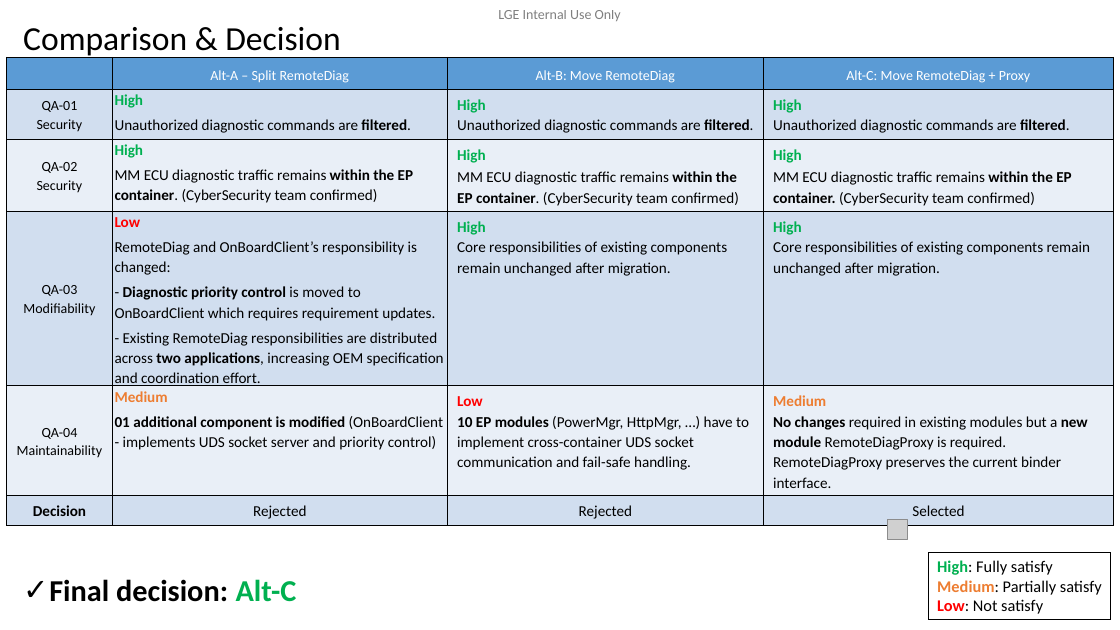
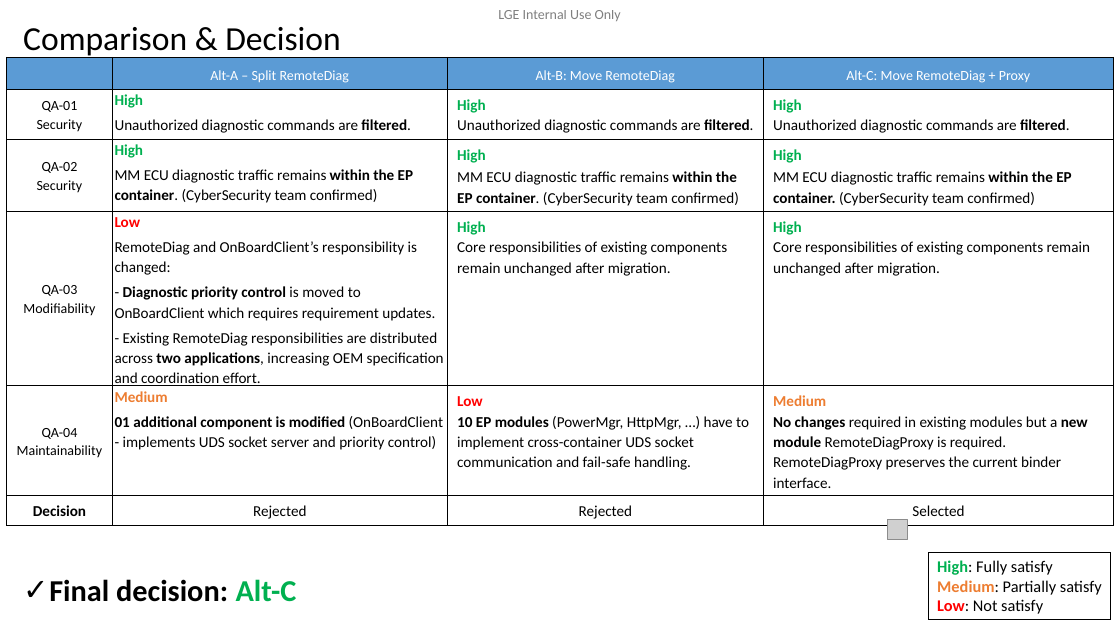
Before and after one commit to btqt/fe, a slide deck: slide 11 of design/FE_phi.vu_Design of Secure Remote Diag on Container Separation Architecture_final.pptx. Drawn at 1120x630 pixels with LibreOffice and Linux fonts; fonts in the diff are those of the drawing; grey boxes stand for pictures; background and template pictures are left out. Boxes give left, top, right and bottom in pixels: in the first picture for what was removed or moved away, otherwise in the second. Text is boxed around its words. In the diff, an @@ line names an element or a change of style, - is before the commit and + after.

```diff
--- a/design/FE_phi.vu_Design of Secure Remote Diag on Container Separation Architecture_final.pptx
+++ b/design/FE_phi.vu_Design of Secure Remote Diag on Container Separation Architecture_final.pptx
@@ table at box(7, 57, 1114, 544) @@
@@ fill #D2DEEF to none in 12 cells @@
@@ fill #EAEFF7 to none in 8 cells @@
```
Also in this commit, not shown: 4 other slides changed, 1 other file.
